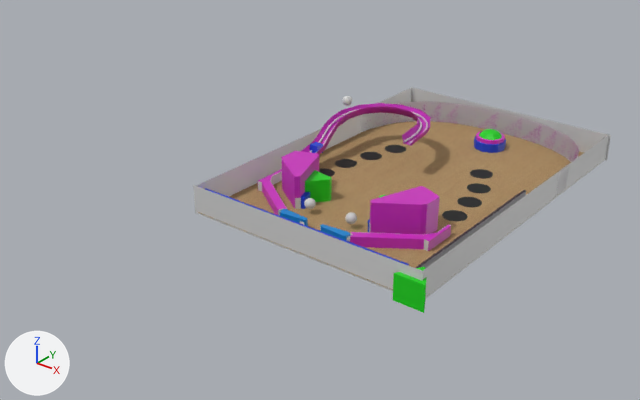
An edit to the COLLADA model output.dae, drawn before and after from the same camera.
The view is the same before and after, from a camera (50 mm lens) standing at (17.0, -17.53, 9.52) and looking at (4.95, -2.47, 0.18). Arrows for +X, +Y and +Z are at lower left; the lights stay in place. Where no turn or scale is listed for an object, it has been applied to the vertices.

Objects in the first picture: 'BALL_0', 'FORCE_000', 'FORCE_002', 'LIGHT_000', 'LIGHT_001', 'LIGHT_002', 'LIGHT_003', 'LIGHT_004', 'LIGHT_005', 'LIGHT_006', 'LIGHT_007', 'PLANE_0', 'PLANE_1', 'PLANE_2', 'PLANE_3', 'PLANE_4', 'P__ramp_physics_alt_c__convert__decimate__apply', 'P_left_inlane', 'P_right_inlane', 'SWITCH_005', 'ramp_visual_triangles', 'visual_shooter_lane', 'visual_top_rail'.
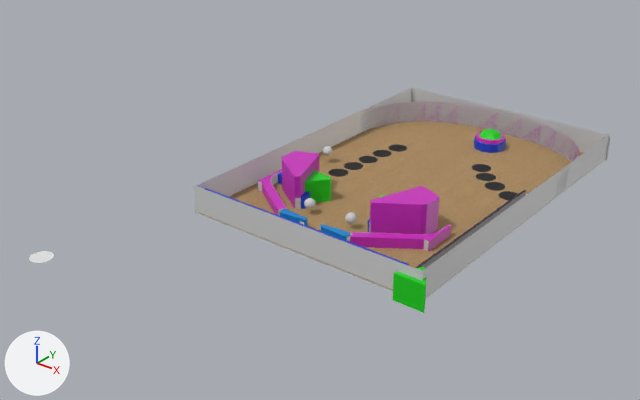
Where the change shows, as pixel boxes [x1, y1, x2, y2] in the pictures (640 x 400 px):
'P__ramp_physics_alt_c__convert__decimate__apply', deleted (pink): before [301, 103, 430, 155]
'LIGHT_003', moved, rescaled: before [442, 210, 468, 222]; after [499, 191, 517, 200]
'LIGHT_002', moved, rescaled (19% narrower, 18% shorter): before [457, 197, 482, 207]; after [476, 173, 496, 181]
'LIGHT_000', moved, rescaled (12% narrower, 9% shorter): before [470, 169, 493, 179]; after [485, 182, 505, 191]
'LIGHT_001', moved, rescaled (20% narrower, 18% shorter): before [467, 183, 491, 193]; after [472, 164, 491, 172]
'LIGHT_006', moved, rescaled (13% narrower, 20% shorter): before [335, 159, 357, 168]; after [359, 156, 378, 163]
'ramp_visual_triangles', deleted: before [310, 109, 428, 153]
'template_light', added: after [29, 251, 54, 263]
'LIGHT_005', moved, rescaled (13% narrower, 11% shorter): before [360, 152, 382, 160]; after [373, 150, 392, 157]
'LIGHT_007', moved, rescaled: before [319, 168, 335, 177]; after [344, 162, 363, 170]
'BALL_0', moved: before [342, 96, 352, 106]; after [323, 146, 333, 156]
'LIGHT_004', moved, rescaled: before [385, 145, 406, 153]; after [389, 144, 407, 152]
'SWITCH_005', moved: before [310, 142, 323, 153]; after [278, 172, 282, 184]
'LIGHT_008', added: after [328, 169, 348, 177]

The change, as a diff of the scene's bpy script:
```diff
--- a/output.dae.py
+++ b/output.dae.py
@@ me_cylinder_009 @@
+me_cylinder_009.from_pydata(...)  # 32 vertices, 30 faces; spans x -0.26..0.26, y -0.26..0.26, z 0.002
+me_cylinder_009.materials.append(mat_circle_insert_100)  # picture img_circle_insert_100_png
@@ me_cylinder_010 @@
+me_cylinder_010.from_pydata(...)  # 32 vertices, 30 faces; spans x -0.26..0.26, y -0.26..0.26, z 0.002
@@ ob_light_007 @@
 ob_light_007 = bpy.data.objects.new('LIGHT_007', me_cylinder_008)
-ob_light_007.location = (3.77, -0.85, 0.0)
-ob_light_007.scale = (0.3, 0.3, 0.3)
+ob_light_007.location = (4.11, 0.01, 0.0)
+ob_light_007.scale = (0.26, 0.26, 0.26)
@@ ob_light_006 @@
 ob_light_006 = bpy.data.objects.new('LIGHT_006', me_cylinder_007)
-ob_light_006.location = (3.85, 0.02, 0.0)
-ob_light_006.scale = (0.3, 0.3, 0.3)
+ob_light_006.location = (4.16, 0.61, 0.0)
+ob_light_006.scale = (0.26, 0.26, 0.26)
@@ ob_light_005 @@
 ob_light_005 = bpy.data.objects.new('LIGHT_005', me_cylinder_006)
-ob_light_005.location = (4.08, 0.85, 0.0)
-ob_light_005.scale = (0.3, 0.3, 0.3)
+ob_light_005.location = (4.21, 1.19, 0.0)
+ob_light_005.scale = (0.26, 0.26, 0.26)
@@ ob_light_004 @@
 ob_light_004 = bpy.data.objects.new('LIGHT_004', me_cylinder_005)
-ob_light_004.location = (4.32, 1.68, 0.0)
-ob_light_004.scale = (0.3, 0.3, 0.3)
+ob_light_004.location = (4.33, 1.79, 0.0)
+ob_light_004.scale = (0.26, 0.26, 0.26)
@@ ob_light_003 @@
 ob_light_003 = bpy.data.objects.new('LIGHT_003', me_cylinder_004)
-ob_light_003.location = (7.75, -0.85, 0.0)
-ob_light_003.scale = (0.3, 0.3, 0.3)
+ob_light_003.location = (8.23, 0.94, 0.0)
+ob_light_003.scale = (0.26, 0.26, 0.26)
@@ ob_light_002 @@
 ob_light_002 = bpy.data.objects.new('LIGHT_002', me_cylinder_003)
-ob_light_002.location = (7.65, 0.02, 0.0)
-ob_light_002.scale = (0.3, 0.3, 0.3)
+ob_light_002.location = (7.22, 1.58, 0.0)
+ob_light_002.scale = (0.26, 0.26, 0.26)
@@ ob_light_001 @@
 ob_light_001 = bpy.data.objects.new('LIGHT_001', me_cylinder_002)
-ob_light_001.location = (7.42, 0.85, 0.0)
-ob_light_001.scale = (0.3, 0.3, 0.3)
+ob_light_001.location = (6.84, 2.02, 0.0)
+ob_light_001.scale = (0.26, 0.26, 0.26)
@@ ob_ball_0 @@
 ob_ball_0 = bpy.data.objects.new('BALL_0', me_sphere_001)
-ob_ball_0.location = (3.23, 0.87, 1.4)
+ob_ball_0.location = (3.39, -0.2, 0.31)
@@ ob_p__ramp_physics_alt_c__convert__decimate__apply @@
-ob_p__ramp_physics_alt_c__convert__decimate__apply = bpy.data.objects.new('P__ramp_physics_alt_c__convert__decimate__apply', me_mesh)
-ob_p__ramp_physics_alt_c__convert__decimate__apply.location = (5.31, 1.65, 0.3)
@@ ob_ramp_visual_triangles @@
-ob_ramp_visual_triangles = bpy.data.objects.new('ramp_visual_triangles', me_mesh_001)
-ob_ramp_visual_triangles.location = (5.03, 1.64, 0.36)
@@ ob_switch_005 @@
 ob_switch_005 = bpy.data.objects.new('SWITCH_005', me_cube_003)
-ob_switch_005.location = (3.31, -0.57, 0.48)
+ob_switch_005.location = (3.38, -1.95, 0.13)
@@ ob_light_000 @@
 ob_light_000 = bpy.data.objects.new('LIGHT_000', me_cylinder)
-ob_light_000.location = (7.03, 1.68, 0.0)
-ob_light_000.scale = (0.3, 0.3, 0.3)
+ob_light_000.location = (7.68, 1.22, 0.0)
+ob_light_000.scale = (0.26, 0.26, 0.26)
@@ ob_light_008 @@
+ob_light_008 = bpy.data.objects.new('LIGHT_008', me_cylinder_009)
+ob_light_008.location = (4.06, -0.59, 0.0)
@@ ob_template_light @@
+ob_template_light = bpy.data.objects.new('template_light', me_cylinder_010)
+ob_template_light.location = (1.77, -8.17, 0.0)
```
